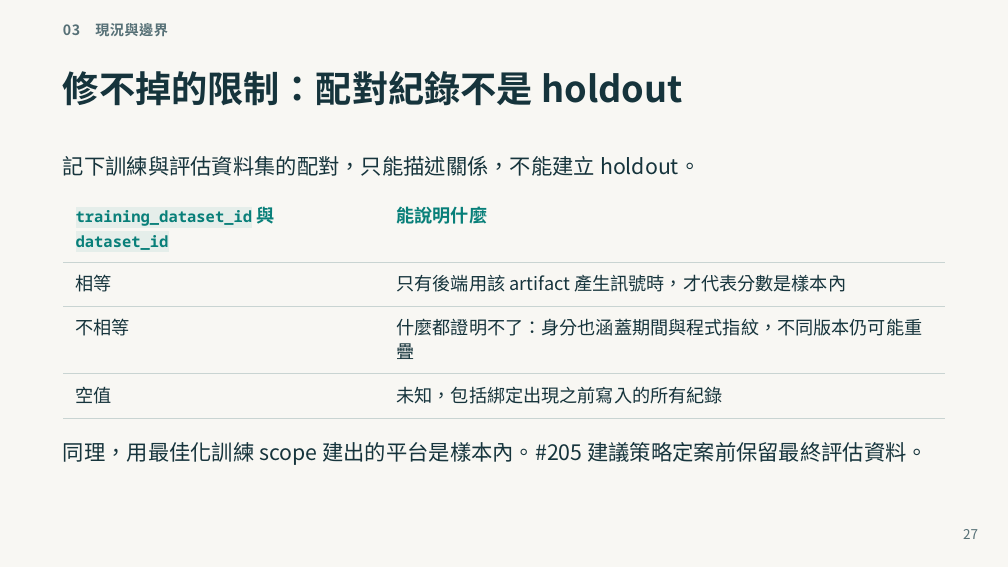
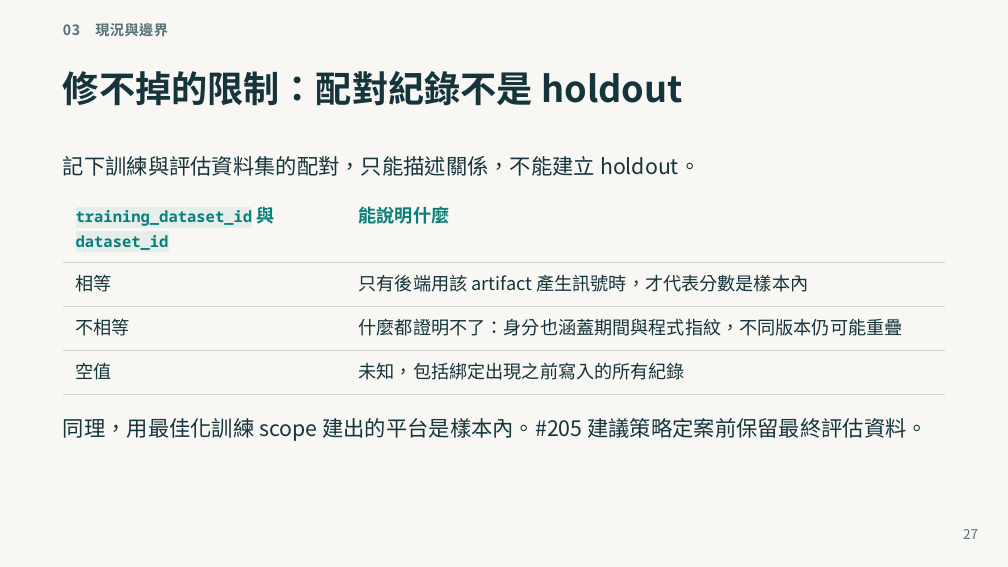
Before and after one commit to cklivse/tradingdev, a slide deck: slide 27 of talks/statistics-module/statistics-module.pptx. Drawn at 1008x567 pixels with LibreOffice and Linux fonts; fonts in the diff are those of the drawing. Boxes give left, top, right and bottom in pixels: in the first picture for what was removed or moved away, otherwise in the second. Text is boxed around its words. In the diff, an @@ line names an element or a change of style, - is before the commit and + after.

```diff
--- a/talks/statistics-module/statistics-module.pptx
+++ b/talks/statistics-module/statistics-module.pptx
@@ table: place and size @@
-table at <box>63,194,945,408</box>
+table at <box>63,194,945,384</box>
@@ text "同理，用最佳化訓練 scope 建出的平台是樣本內。#205 建議策略定案前保留最終評估資料。": place and size @@
-text "同理，用最佳化訓練 scope 建出的平台是樣本內。#205 建議策略定案前保留最終評估資料。" at <box>63,442,928,465</box>
+text "同理，用最佳化訓練 scope 建出的平台是樣本內。#205 建議策略定案前保留最終評估資料。" at <box>63,418,928,441</box>
```
Also in this commit, not shown: 3 other slides changed, 5 other files.
